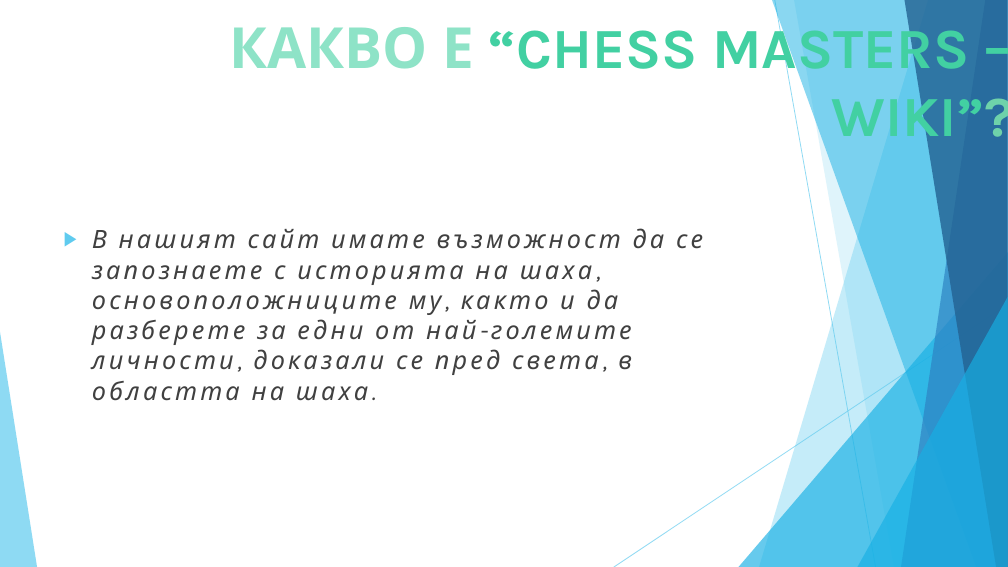
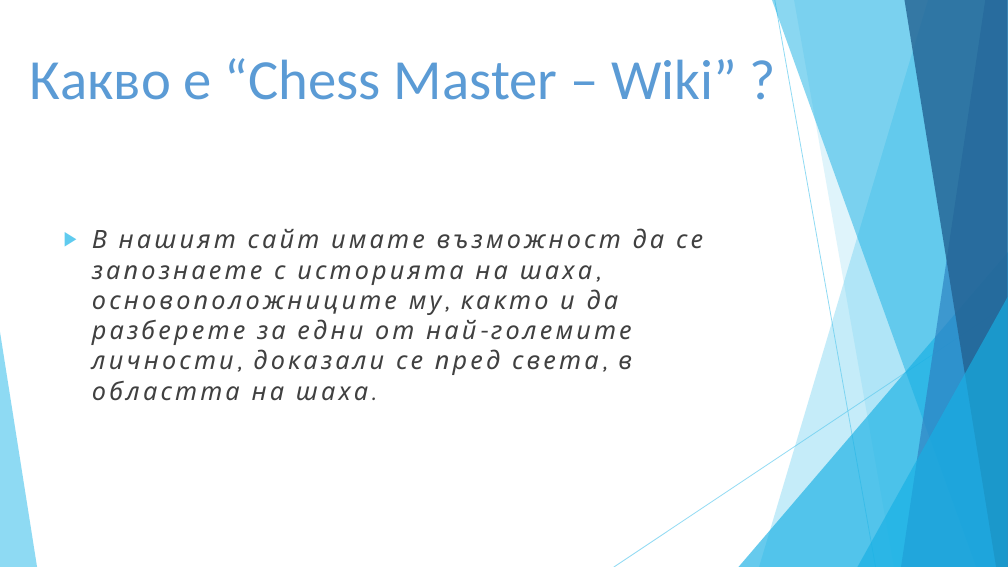
Before and after one commit to Code4Tarnovo/CMD, a slide deck: slide 3 of хакатон-2016.odp. Drawn at 1008x567 pixels with LibreOffice and Linux fonts; fonts in the diff are those of the drawing. Boxes give left, top, right and bottom in pixels: in the first picture for what was removed or moved away, otherwise in the second. Text is boxed around its words. In the diff, an @@ line names an element or a change of style, - is before the commit and + after.

```diff
--- a/хакатон-2016.odp
+++ b/хакатон-2016.odp
@@ free "Какво е “Chess Master – ...": place and size @@
-free "Какво е “Chess Master – ..." at <box>29,8,1008,84</box>
+free "Какво е “Chess Master – ..." at <box>23,39,785,114</box>
@@ text in free at <box>30,58,737,100</box>: text changed; font Karla to Calibri; text colour #42D0A2 to #5B9BD5; bold off @@
-КАКВО Е “CHESS MASTERS – WIKI”?
+Какво е “Chess Master – Wiki” ?
```
Also in this commit, not shown: 6 other slides changed, 5 other files.
